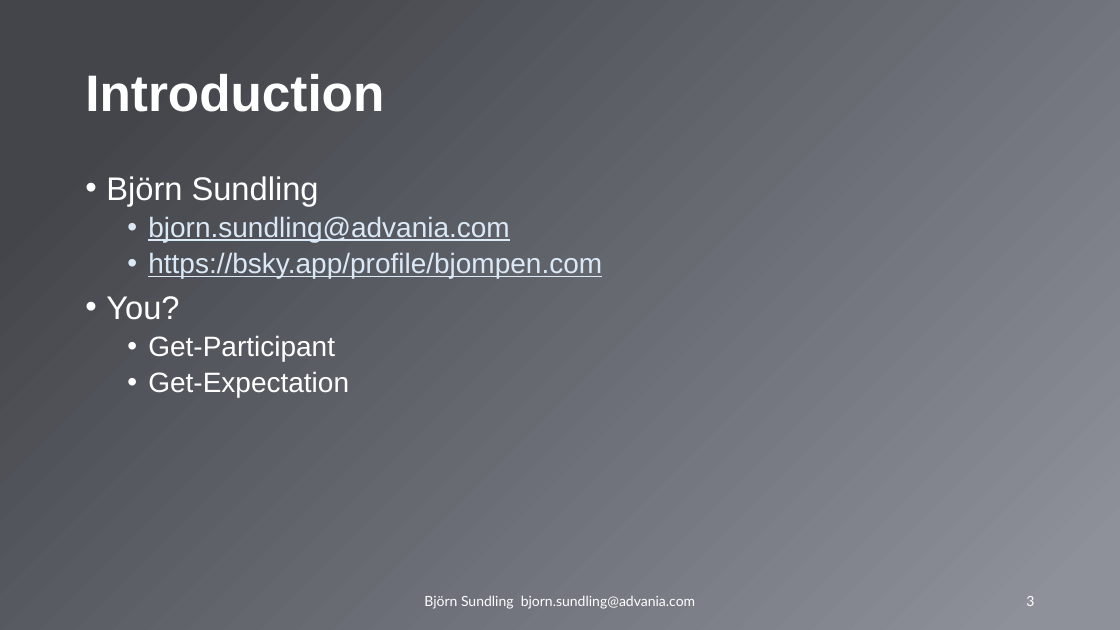
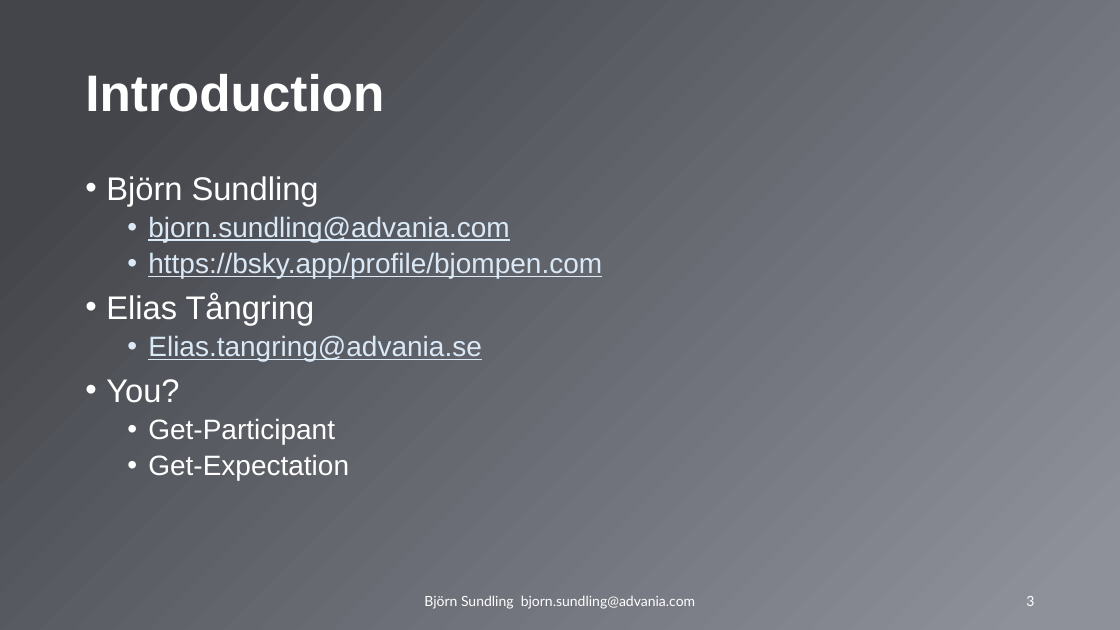
Before and after one commit to AdvaniaSE/PowerShellFundamentals, a slide deck: slide 3 of PowerShell Fundamentals.pptx. Drawn at 1120x630 pixels with LibreOffice and Linux fonts; fonts in the diff are those of the drawing; background and template pictures are left out. Boxes give left, top, right and bottom in pixels: in the first picture for what was removed or moved away, otherwise in the second. Text is boxed around its words. In the diff, an @@ line names an element or a change of style, - is before the commit and + after.

Commit message:
add some pptx stuff and things

```diff
--- a/PowerShell Fundamentals.pptx
+++ b/PowerShell Fundamentals.pptx
@@ text at (106,293,481,361): paragraphs added @@
+• Elias Tångring
+  • Elias.tangring@advania.se
```
Also in this commit, not shown: 1 other slide changed.
